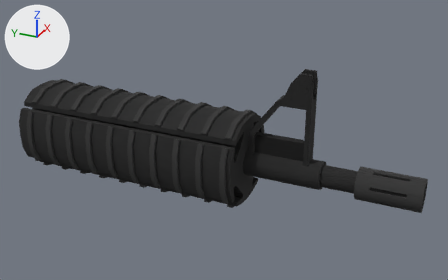
Before and after pictures for a commit that changed the FBX model Assets/_InternalAssets/Models/barrel_1.fbx.
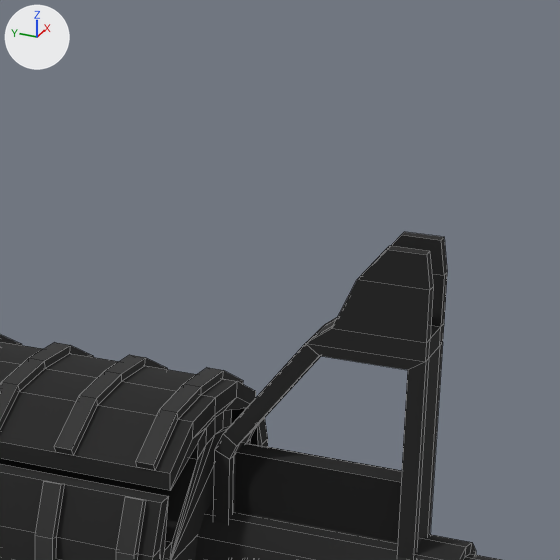
Old and new are each drawn whole from a 50 mm camera at (-20.66, -22.1, 12.68) aimed at (0.02, -12.8, 2.34) and again close up on the part from 41% to 78% of the width and 0% to 60% of the height. Lighting does not change. The marker at upper left points along +X, +Y and +Z. The close-ups show mesh edges as thin lines. Where no turn or scale is listed for an object, it has been applied to the vertices. Vertices at the same position are counted once.

Names of what the first close-up shows: 'barrel_1'.
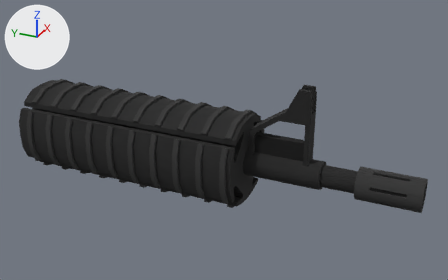
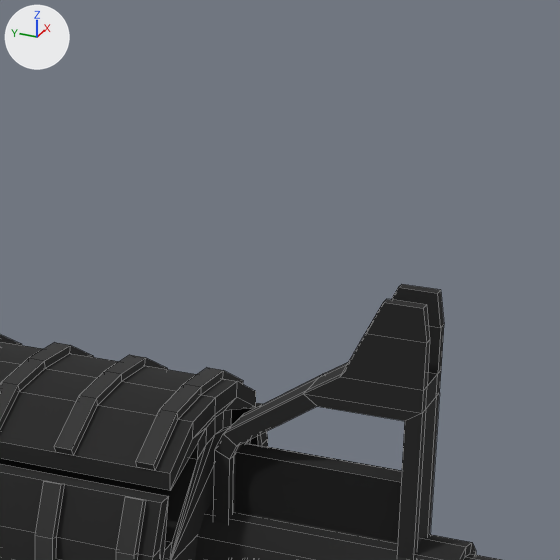
The change in detail:
me_cylinder_012 has 1187 vertices, 957 faces and spans x -1.9..1.9, y -20.7..-3.9, z -0.2..5.6.
me_cylinder_012 is used by ob_barrel_1; location (0.0, 0.0, 0.0).
me_cylinder_012 part 1: all 40 vertices in x -0.3..0.3, y -16.4..-15.0, z 4.3..5.6 are moved by (0.0, 0.0, -0.6).

Boxes (x1, y1, x2, y2) around the edits, measured in the close-ups (560 x 560 px; the box of a moved part takes in the faces that stretch with it):
'barrel_1', reshaped
    before: (0, 232, 501, 560)
    after: (0, 284, 501, 560)
part 1 of me_cylinder_012, moved or reshaped
    before: (224, 232, 447, 560)
    after: (224, 284, 444, 560)
